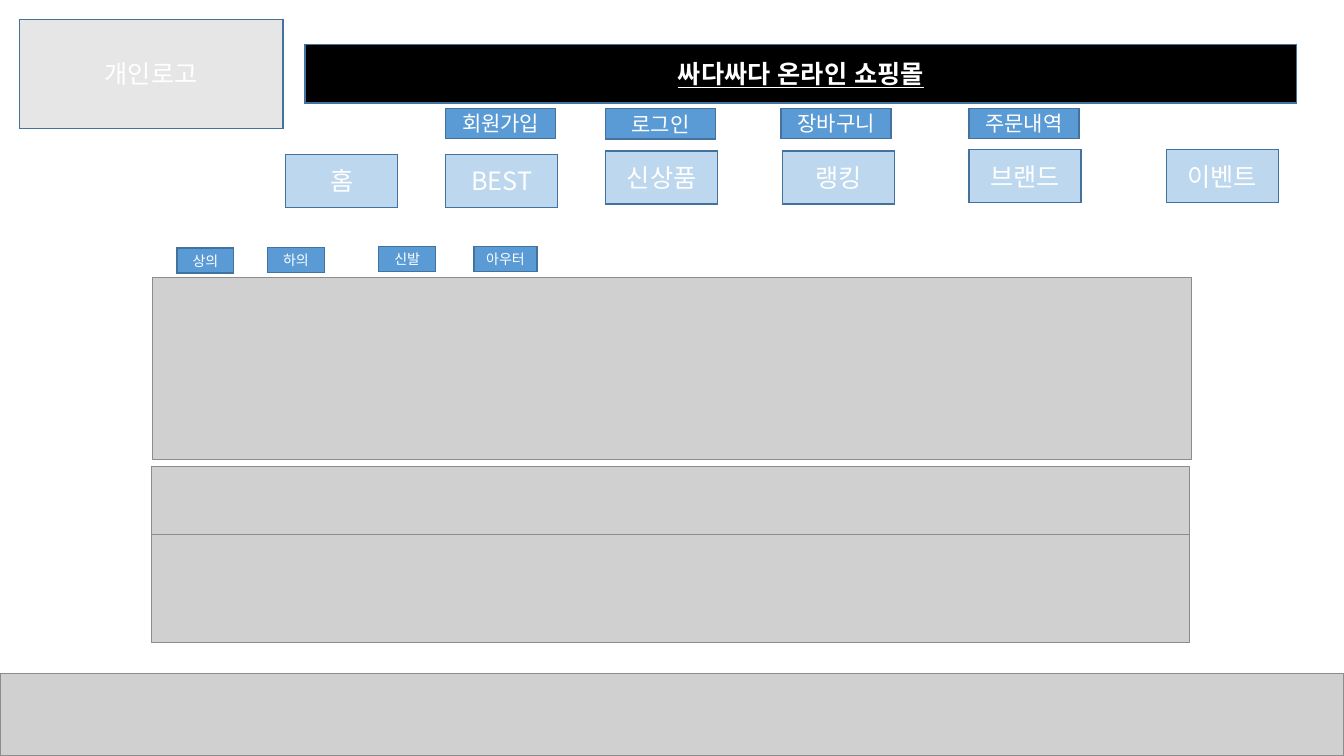
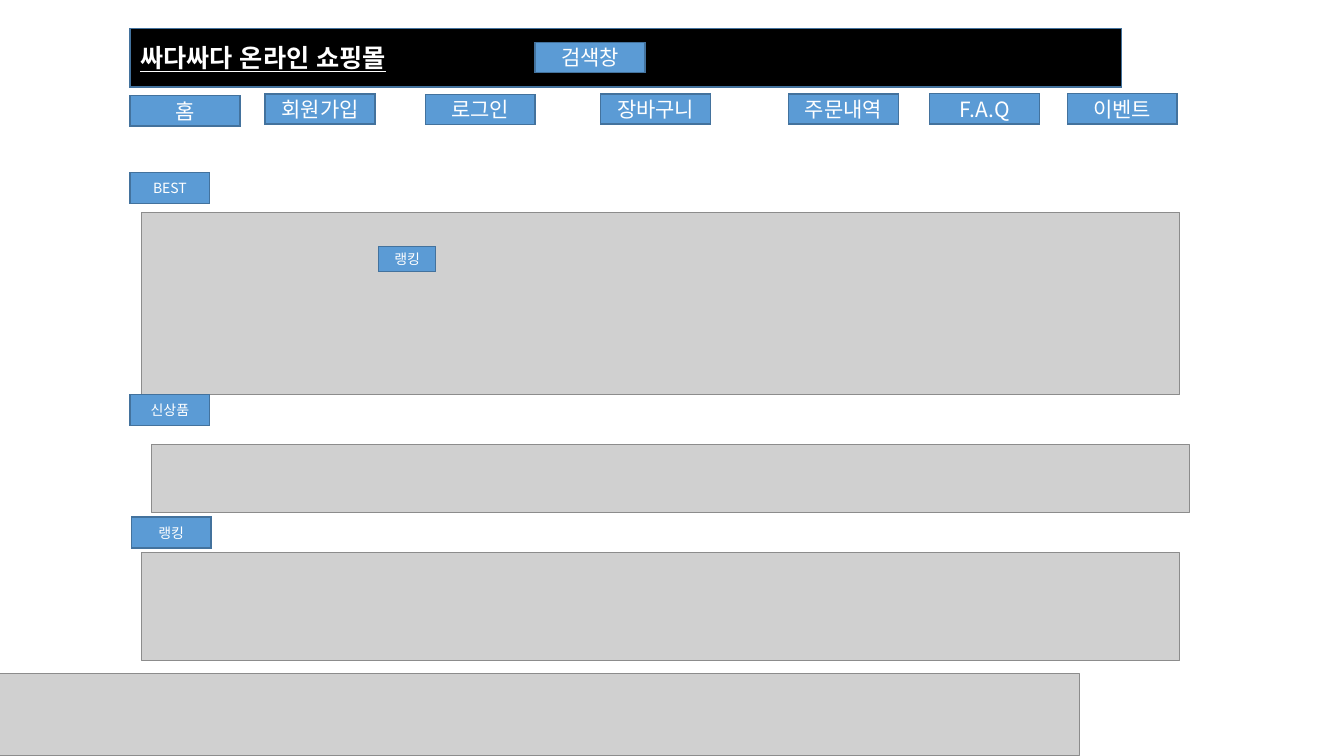
Before and after one commit to KyeongSu1/Sufirsthome, a slide deck: slide 1 of 계획/계획.pptx. Drawn at 1344x756 pixels with LibreOffice and Linux fonts; fonts in the diff are those of the drawing; grey boxes stand for pictures. Boxes give left, top, right and bottom in pixels: in the first picture for what was removed or moved away, otherwise in the second. Text is boxed around its words. In the diff, an @@ line names an element or a change of style, - is before the commit and + after.

```diff
--- a/계획/계획.pptx
+++ b/계획/계획.pptx
@@ rectangle removed at [19,19,283,128] @@
@@ rectangle "싸다싸다 온라인 쇼핑몰": place and size @@
-rectangle "싸다싸다 온라인 쇼핑몰" at [306,44,1298,103]
+rectangle "싸다싸다 온라인 쇼핑몰" at [130,28,1122,87]
@@ rectangle "싸다싸다 온라인 쇼핑몰" at [130,28,1122,87]: alignment centre to left @@
@@ rectangle added at [535,42,645,73], fill #5B9BD5, outline #43739E 1 pt, 15 pt, text #FFFFFF @@
+검색창
@@ rectangle "홈" at [130,96,240,126]: size 18 to 15 pt; fill #BDD7EE to #5B9BD5 @@
@@ rectangle "홈": place and size @@
-rectangle "홈" at [285,154,397,208]
+rectangle "홈" at [130,96,240,126]
@@ 4 rectangles: place and size @@
-4 rectangles at [446,109,1079,139]
+4 rectangles at [265,94,898,125]
@@ rectangle added at [930,94,1040,124], fill #5B9BD5, outline #43739E 1 pt, 15 pt, text #FFFFFF @@
+F.A.Q
@@ rectangle "이벤트": place and size @@
-rectangle "이벤트" at [1167,149,1278,203]
+rectangle "이벤트" at [1068,94,1178,124]
@@ rectangle "이벤트" at [1068,94,1178,124]: size 18 to 15 pt; fill #BDD7EE to #5B9BD5 @@
@@ rectangle removed at [969,149,1081,203] @@
-브랜드
@@ rectangle "BEST": place and size @@
-rectangle "BEST" at [446,154,558,208]
+rectangle "BEST" at [130,172,210,204]
@@ picture: place and size @@
-picture at [153,277,1192,460]
+picture at [141,212,1180,394]
@@ rectangle removed at [177,248,234,273] @@
-상의
@@ rectangle removed at [267,247,324,272] @@
-하의
@@ text in rectangle at [394,252,420,265]: text changed @@
-신발
+랭킹
@@ rectangle removed at [474,246,537,271] @@
-아우터
@@ rectangle "신상품": place and size @@
-rectangle "신상품" at [606,151,718,205]
+rectangle "신상품" at [130,395,210,426]
@@ picture: place and size @@
-picture at [151,467,1190,534]
+picture at [151,445,1190,512]
@@ size 18 to 10 pt; fill #BDD7EE to #5B9BD5 in 3 elements at [130,172,210,204], [130,395,210,426], [131,517,211,548] @@
@@ rectangle "랭킹": place and size @@
-rectangle "랭킹" at [782,151,894,205]
+rectangle "랭킹" at [131,517,211,548]
@@ picture: place and size @@
-picture at [151,534,1190,642]
+picture at [141,553,1180,660]
@@ picture: place and size @@
-picture at [0,674,1344,756]
+picture at [0,674,1079,756]
```
Also in this commit, not shown: 18 other files.
